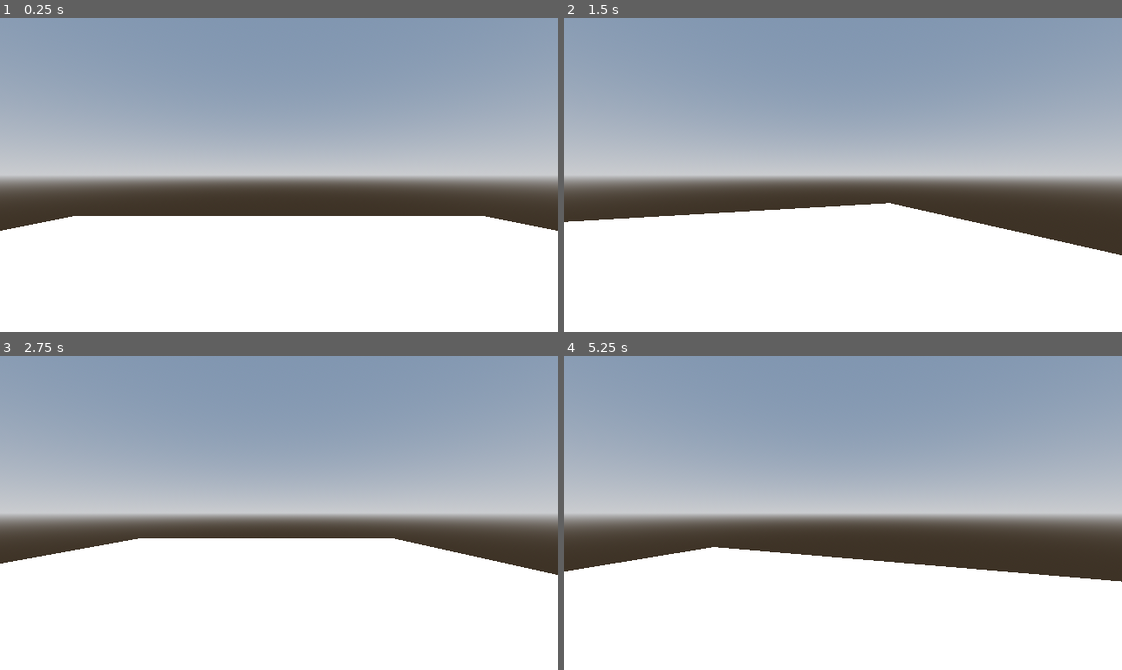
Above: before the commit, frames 1-4 (two rows, left to right).
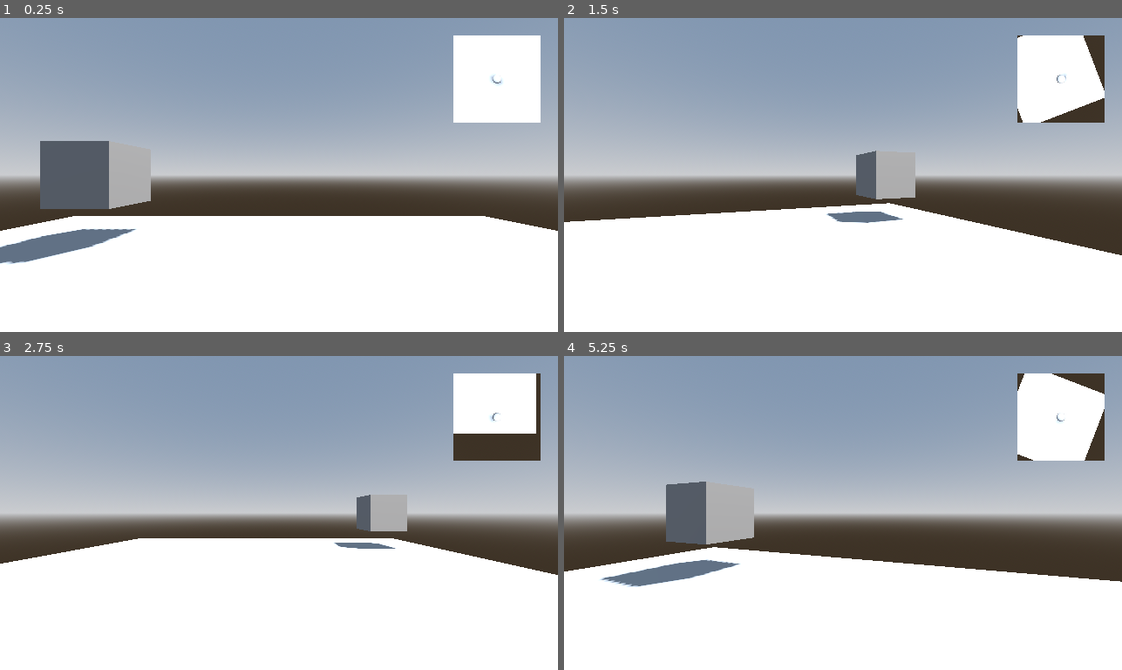
Above: after the commit, the same moments.

Repository: danielday-dev/dungeon-crawler-jam-2025
Game: Godot game, scene res://Levels/level.tscn
Two runs of this game, one before a commit and one after it. Both use one fixed random seed, a clock stepped at 60 frames per second and the inputs below.
Inputs:
- Up to frame 1 (0.25 s): no input
- Up to frame 2 (1.5 s): tap Enter at 0.5 s; hold D (right) 0.53-1.28 s; tap Q (look_left) at 0.6 s; hold S (down) from 1.28 s (still down); tap E (look_right) at 1.35 s
- Up to frame 3 (2.75 s): release S (down) at 2.03 s; hold D (right) from 2.03 s (still down); tap Q (look_left) at 2.1 s
- Up to frame 4 (5.25 s): release D (right) at 2.78 s; hold W (up) 2.78-3.53 s; tap E (look_right) at 2.85, 4.35 s; hold A (left) 3.53-5.03 s; tap Q (look_left) at 3.6, 5.1 s; hold S (down) from 5.03 s (still down)

The runs differ from the first frame. In frame 1, 9.2% of the frame differs, in the area x 0-97%, y 5-79%; in frame 2, 6.0%; in frame 3, 5.4%; in frame 4, 7.8%.

Commit message:
feat: basic minimap

Diff:
--- a/Assets/Player/player.gd
+++ b/Assets/Player/player.gd
@@ -1,7 +1,9 @@
 extends Node3D
 
 @onready var head : Node3D = $Head
-@onready var camera : Node3D = $Head/Camera3D
+@onready var camera : Node3D = $Head/FirstPersonCamera
+
+@onready var map_cam_position: Node3D = $Head/MapCameraPos
 
 const MOVE_SPEED: float = 128.0
 const TURN_SPEED: float = 180.0
@@ -15,6 +17,8 @@
 var turn_rotation_amount: float = 0.0
 var is_turning: bool = false
 var input_turn_direction: float = 0.0
+
+signal onPlayerMove
 
 func _unhandled_input(event):
 	if event is InputEventKey:
--- a/Assets/Player/player.tscn
+++ b/Assets/Player/player.tscn
@@ -9,7 +9,10 @@
 
 [node name="Head" type="Node3D" parent="."]
 
-[node name="Camera3D" type="Camera3D" parent="Head"]
+[node name="FirstPersonCamera" type="Camera3D" parent="Head"]
 
-[node name="MeshInstance3D" type="MeshInstance3D" parent="."]
+[node name="MapCameraPos" type="Node3D" parent="Head"]
+transform = Transform3D(1, 0, 0, 0, -4.37114e-08, 1, 0, -1, -4.37114e-08, 0, 5.99878, 0)
+
+[node name="PlayerModel" type="MeshInstance3D" parent="."]
 mesh = SubResource("CapsuleMesh_61lih")
--- a/Levels/level.tscn
+++ b/Levels/level.tscn
@@ -1,6 +1,7 @@
-[gd_scene load_steps=6 format=3 uid="uid://dnfslepljw6c2"]
+[gd_scene load_steps=8 format=3 uid="uid://dnfslepljw6c2"]
 
 [ext_resource type="PackedScene" uid="uid://dvfg7eq1a00s2" path="res://Assets/Player/player.tscn" id="1_s41d2"]
+[ext_resource type="Script" uid="uid://cjq6hjyjcbwxh" path="res://Levels/sub_viewport.gd" id="2_gtnvv"]
 
 [sub_resource type="ProceduralSkyMaterial" id="ProceduralSkyMaterial_s41d2"]
 sky_horizon_color = Color(0.662243, 0.671743, 0.686743, 1)
@@ -16,6 +17,8 @@
 
 [sub_resource type="PlaneMesh" id="PlaneMesh_s41d2"]
 
+[sub_resource type="BoxMesh" id="BoxMesh_s41d2"]
+
 [node name="Level" type="Node3D"]
 
 [node name="WorldEnvironment" type="WorldEnvironment" parent="."]
@@ -26,7 +29,37 @@
 shadow_enabled = true
 
 [node name="Player" parent="." instance=ExtResource("1_s41d2")]
+transform = Transform3D(1, 0, 0, 0, 1, 0, 0, 0, 1, -0.00156617, 0.00160146, -0.000651836)
 
-[node name="MeshInstance3D" type="MeshInstance3D" parent="."]
+[node name="Floor" type="MeshInstance3D" parent="."]
 transform = Transform3D(5, 0, 0, 0, 5, 0, 0, 0, 5, 0, -1, 0)
 mesh = SubResource("PlaneMesh_s41d2")
+
+[node name="TestObject" type="MeshInstance3D" parent="."]
+transform = Transform3D(1, 0, 0, 0, 1, 0, 0, 0, 1, -3, 0, -3.5)
+mesh = SubResource("BoxMesh_s41d2")
+
+[node name="CanvasLayer" type="CanvasLayer" parent="."]
+
+[node name="SubViewportContainer" type="SubViewportContainer" parent="CanvasLayer"]
+anchors_preset = 1
+anchor_left = 1.0
+anchor_right = 1.0
+offset_left = -120.0
+offset_top = 20.0
+offset_right = -20.0
+offset_bottom = 120.0
+grow_horizontal = 0
+stretch = true
+
+[node name="SubViewport" type="SubViewport" parent="CanvasLayer/SubViewportContainer" node_paths=PackedStringArray("camera_node", "player_node")]
+handle_input_locally = false
+size = Vector2i(100, 100)
+render_target_update_mode = 4
+script = ExtResource("2_gtnvv")
+camera_node = NodePath("MapCamera3D")
+player_node = NodePath("../../../Player")
+
+[node name="MapCamera3D" type="Camera3D" parent="CanvasLayer/SubViewportContainer/SubViewport"]
+projection = 1
+size = 10.0
--- /dev/null
+++ b/Levels/sub_viewport.gd
@@ -0,0 +1,17 @@
+extends SubViewport
+
+# Reference the camera and the player
+# "@export" keyword will expose these two variables in the inspector
+@export var camera_node : Node3D
+@export var player_node : Node3D
+
+var map_cam_position;
+
+func _process(delta: float) -> void:
+	# Let camera move with player
+	camera_node.set_global_position(map_cam_position.get_global_position())
+	camera_node.set_global_rotation(map_cam_position.get_global_rotation())
+
+func _ready() -> void:
+	world_3d = get_tree().root.world_3d
+	map_cam_position = player_node.map_cam_position
Not shown, added: Levels/sub_viewport.gd.uid
